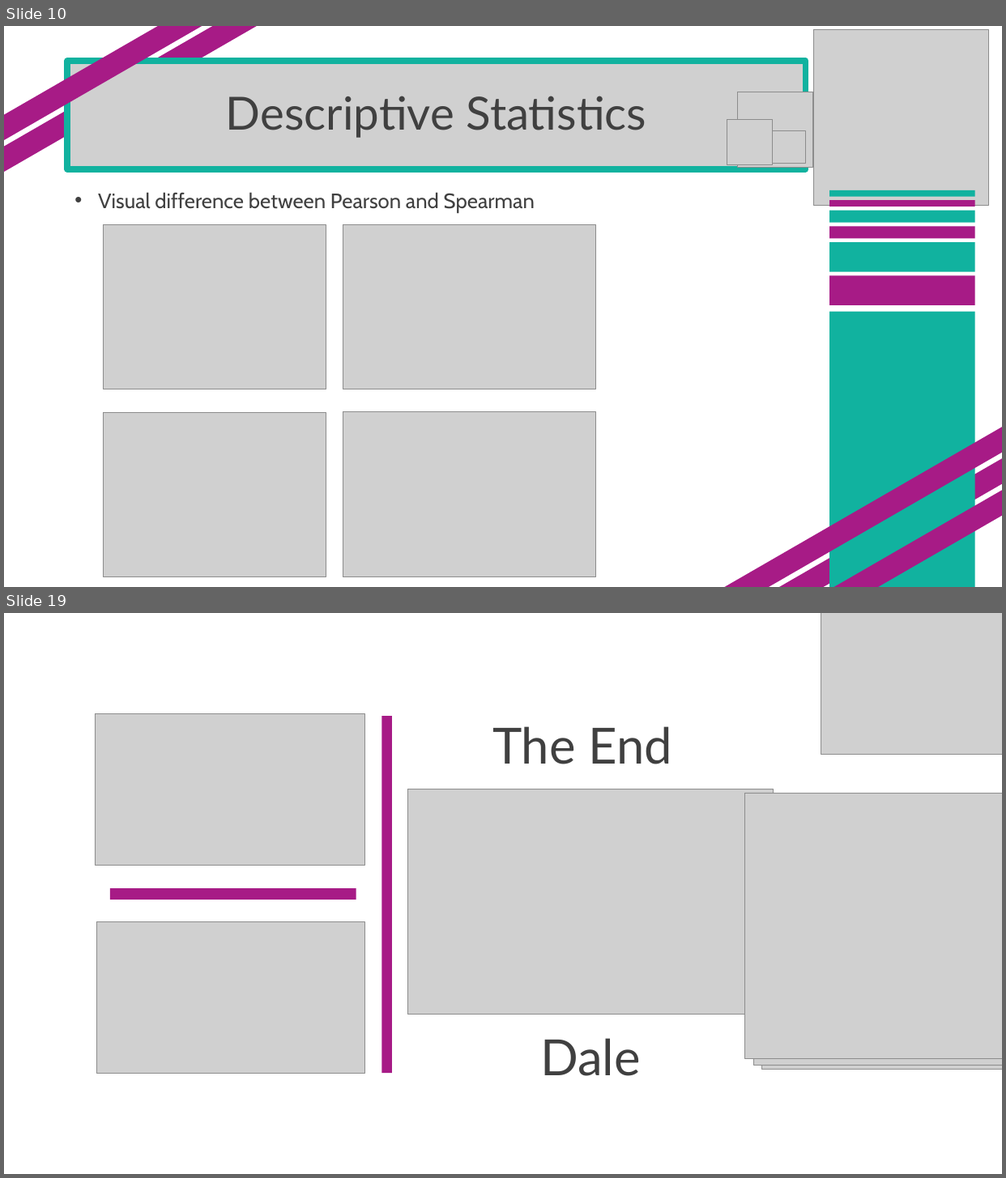
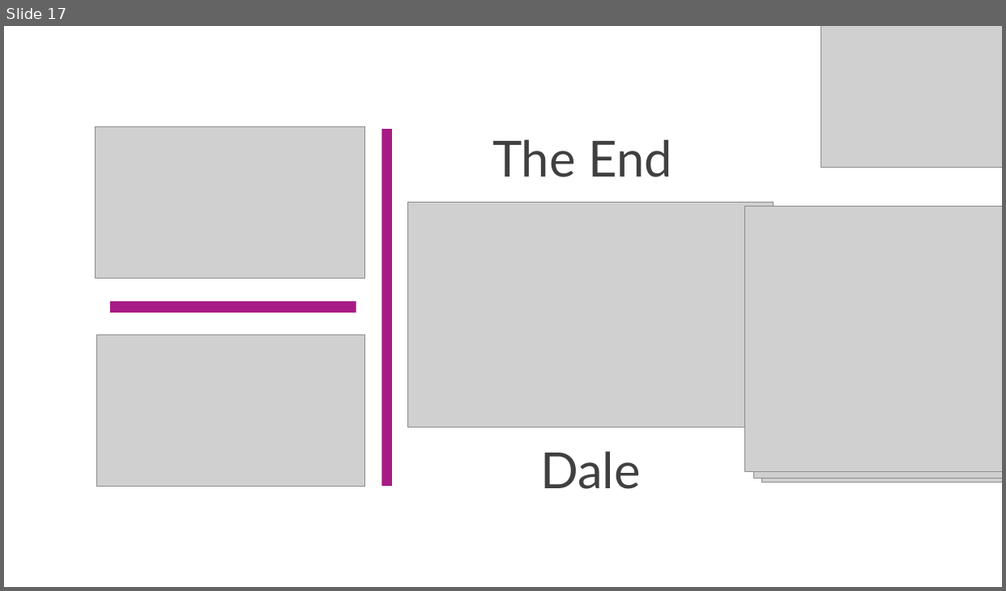
Before and after one commit to SuperMarioGiacomazzo/STOR305_WEBSITE, a slide deck: Lectures/Lecture 26/Lecture 26.pptx. Shown one above the other, each under a label of ours: slides 10 and 19 before the commit, slide 17 after it; the slides between them are not shown. The pictures are 1006x1178 and 1006x591 pixels, drawn with LibreOffice and Linux fonts; fonts in the diff are those of the drawing; grey boxes stand for pictures. Boxes give left, top, right and bottom in pixels: in the first picture for what was removed or moved away, otherwise in the second. Text is boxed around its words. In the diff, an @@ line names an element or a change of style, - is before the commit and + after.

```diff
--- a/Lectures/Lecture 26/Lecture 26.pptx
+++ b/Lectures/Lecture 26/Lecture 26.pptx
@@ slide 10 removed at (4,26,1002,587), background #FFFFFF @@
@@ rectangle removed at (4,26,268,184) @@
@@ rectangle removed at (4,26,253,160) @@
@@ picture removed at (813,30,988,205) @@
@@ picture removed at (68,62,806,169) @@
@@ title removed at (68,61,806,169) @@
-Descriptive Statistics
@@ picture removed at (738,92,812,168) @@
@@ picture removed at (727,120,772,165) @@
@@ picture removed at (773,130,806,164) @@
@@ text removed at (98,192,535,212) @@
-• Visual difference between Pearson and Spearman
@@ rectangle removed at (829,190,975,197) @@
@@ rectangle removed at (829,200,975,207) @@
@@ rectangle removed at (829,210,975,222) @@
@@ picture removed at (104,225,326,390) @@
@@ picture removed at (343,225,595,390) @@
@@ rectangle removed at (829,227,975,238) @@
@@ rectangle removed at (829,242,975,272) @@
@@ rectangle removed at (829,276,975,306) @@
@@ rectangle removed at (829,312,975,587) @@
@@ picture removed at (104,413,326,578) @@
@@ picture removed at (343,412,595,578) @@
@@ rectangle removed at (701,408,1002,587) @@
@@ rectangle removed at (765,431,1002,587) @@
@@ rectangle removed at (778,455,1002,587) @@
@@ what was slide 19 is now slide 17 @@
```
Also in this commit, not shown: 15 slides added, 16 other slides removed, 59 other files.
